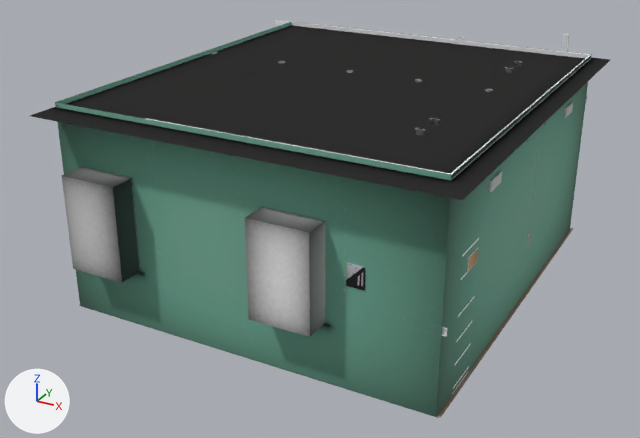
The FBX model Assets/FBX/Location/Rele_room/releynaya.fbx: old version first, new version second.
One viewpoint serves both versions: a 50 mm lens placed at (5.26, -10.45, 5.76), pointed at (-0.15, -0.61, 0.85). The lights are fixed; the arrows at lower left show +X, +Y and +Z. Where no turn or scale is listed for an object, it has been applied to the vertices.

The first picture shows 'all_stuff', 'walls'.
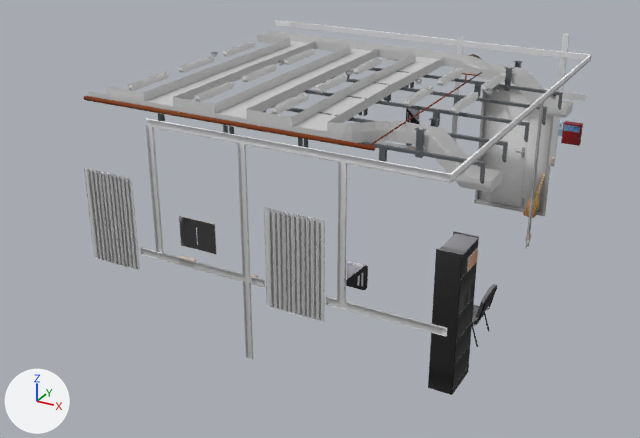
Boxes [x1, y1, x2, y2] around the edits, measured in the pictures (640 x 438 px):
'walls', deleted
    before: [30, 21, 610, 418]
'rele_door', added
    after: [478, 88, 554, 211]
'all_stuff', unchanged, uncovered by the edit
    before: [131, 20, 591, 395]
    after: [84, 20, 591, 395]
'wires_top_Mesh', unchanged, uncovered by the edit
    before: [488, 102, 573, 193]
    after: [89, 31, 573, 193]
'set1_diff_mod2', unchanged, uncovered by the edit
    before: [414, 61, 528, 140]
    after: [158, 61, 563, 184]
'Lamp', unchanged, uncovered by the edit
    after: [128, 42, 506, 114]

The change in detail:
Mesh me_mesh_014_1 is new.
It has 4 vertices, 2 faces and spans x 0.72..1.87, y 3.18, z -1.39..0.69.
It uses material mat_r_walls (picture img_walls_rele_jpg).
Object 'walls' (ob_walls) is deleted.
Object 'rele_door' (ob_rele_door) is new; it shows me_mesh_014_1.
Its location is (0.17, -0.19, 1.39).
